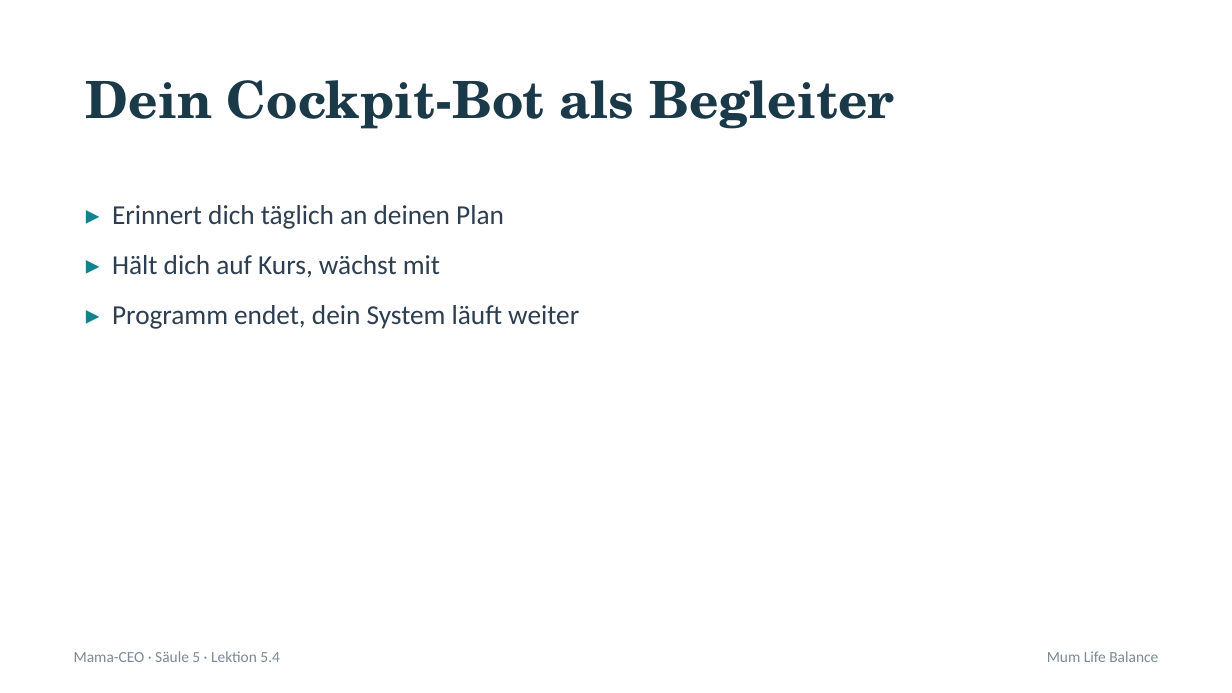
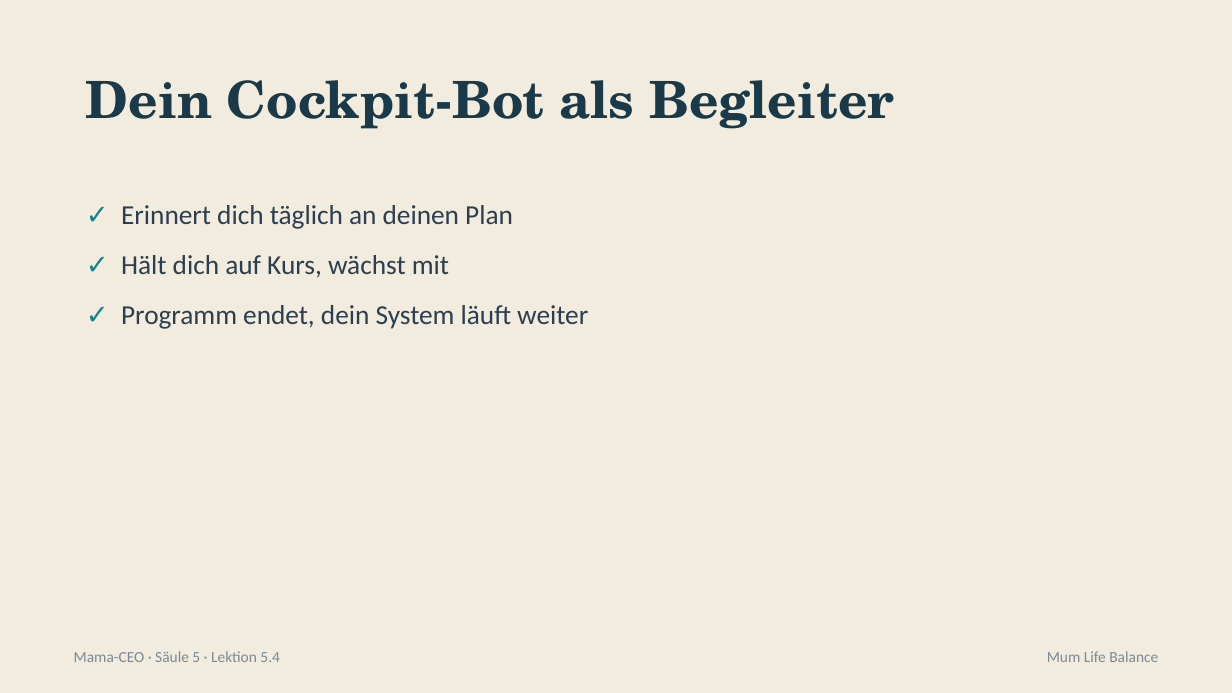
Before and after one commit to pnulmann-hue/mumlifebalance-workspace, a slide deck: slide 7 of outputs/produkte/mama-ceo/03-praesentationen/saeule-5/04-lektion-5-4.pptx. Drawn at 1232x693 pixels with LibreOffice and Linux fonts; fonts in the diff are those of the drawing. Boxes give left, top, right and bottom in pixels: in the first picture for what was removed or moved away, otherwise in the second. Text is boxed around its words. In the diff, an @@ line names an element or a change of style, - is before the commit and + after.

```diff
--- a/outputs/produkte/mama-ceo/03-praesentationen/saeule-5/04-lektion-5-4.pptx
+++ b/outputs/produkte/mama-ceo/03-praesentationen/saeule-5/04-lektion-5-4.pptx
@@ background #FFFFFF to #F1ECDD @@
@@ text at [121,205,588,329]: text changed @@
-▸ Erinnert dich täglich an deinen Plan
-▸ Hält dich auf Kurs, wächst mit
-▸ Programm endet, dein System läuft weiter
+✓ Erinnert dich täglich an deinen Plan
+✓ Hält dich auf Kurs, wächst mit
+✓ Programm endet, dein System läuft weiter
```
Also in this commit, not shown: 9 other slides changed, 13 other files.
